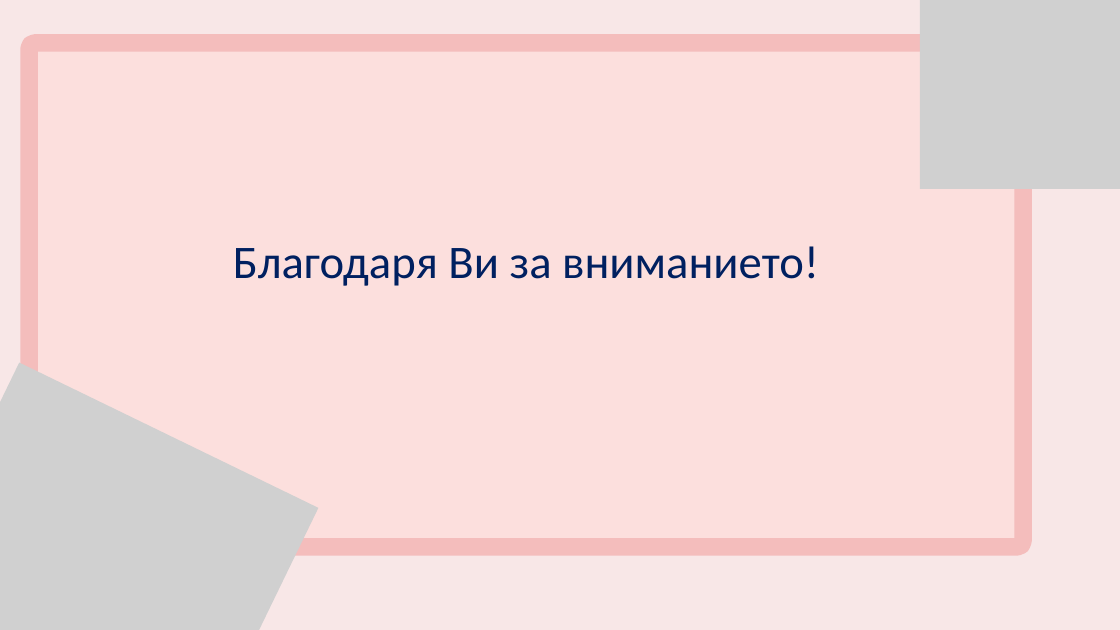
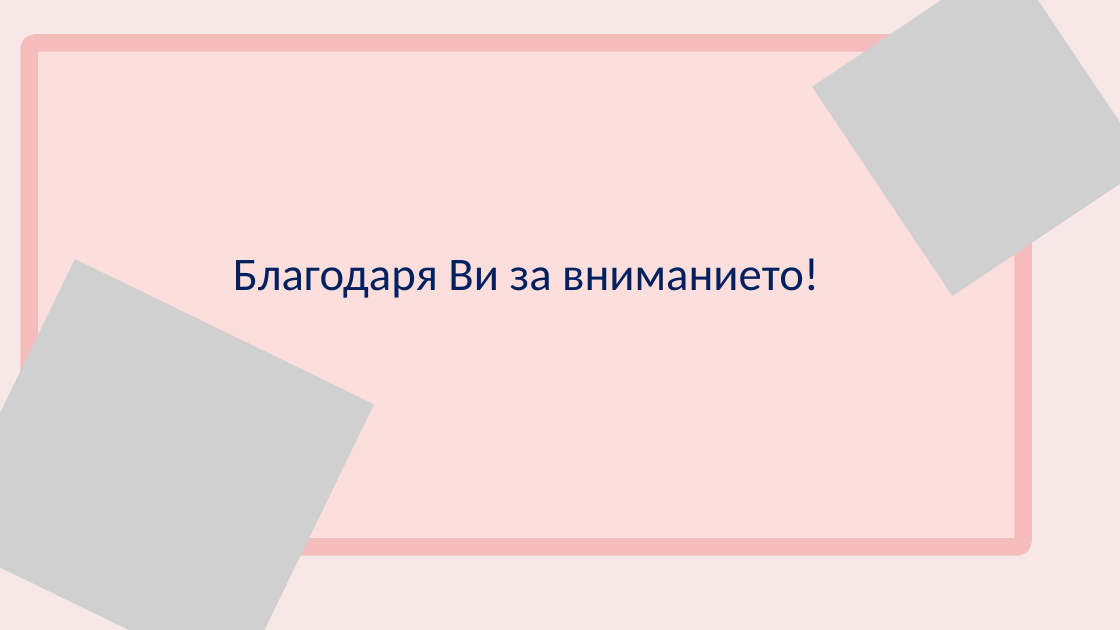
Before and after one commit to pgee-dzi2024/ThemePP_2606, a slide deck: slide 9 of DR/Защита.pptx (slide 6 before the commit). Drawn at 1120x630 pixels with LibreOffice and Linux fonts; fonts in the diff are those of the drawing; grey boxes stand for pictures. Boxes give left, top, right and bottom in pixels: in the first picture for what was removed or moved away, otherwise in the second. Text is boxed around its words. In the diff, an @@ line names an element or a change of style, - is before the commit and + after.

```diff
--- a/DR/Защита.pptx
+++ b/DR/Защита.pptx
@@ picture at (812,0,1120,296): rotation 0 to 326 degrees; outline redrawn @@
@@ picture: place and size @@
-picture at (0,362,318,630)
+picture at (0,259,374,630)
@@ text "Благодаря Ви за вниманието!": place and size @@
-text "Благодаря Ви за вниманието!" at (233,246,819,286)
+text "Благодаря Ви за вниманието!" at (233,258,819,298)
```
Also in this commit, not shown: 1 other slide changed, 5 slides added, 2 slides removed.
